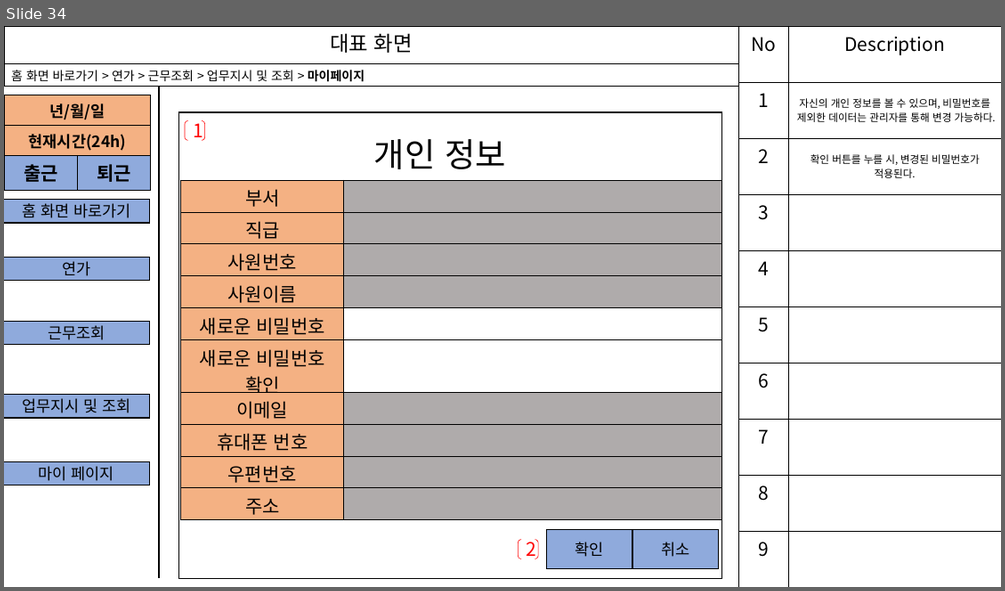
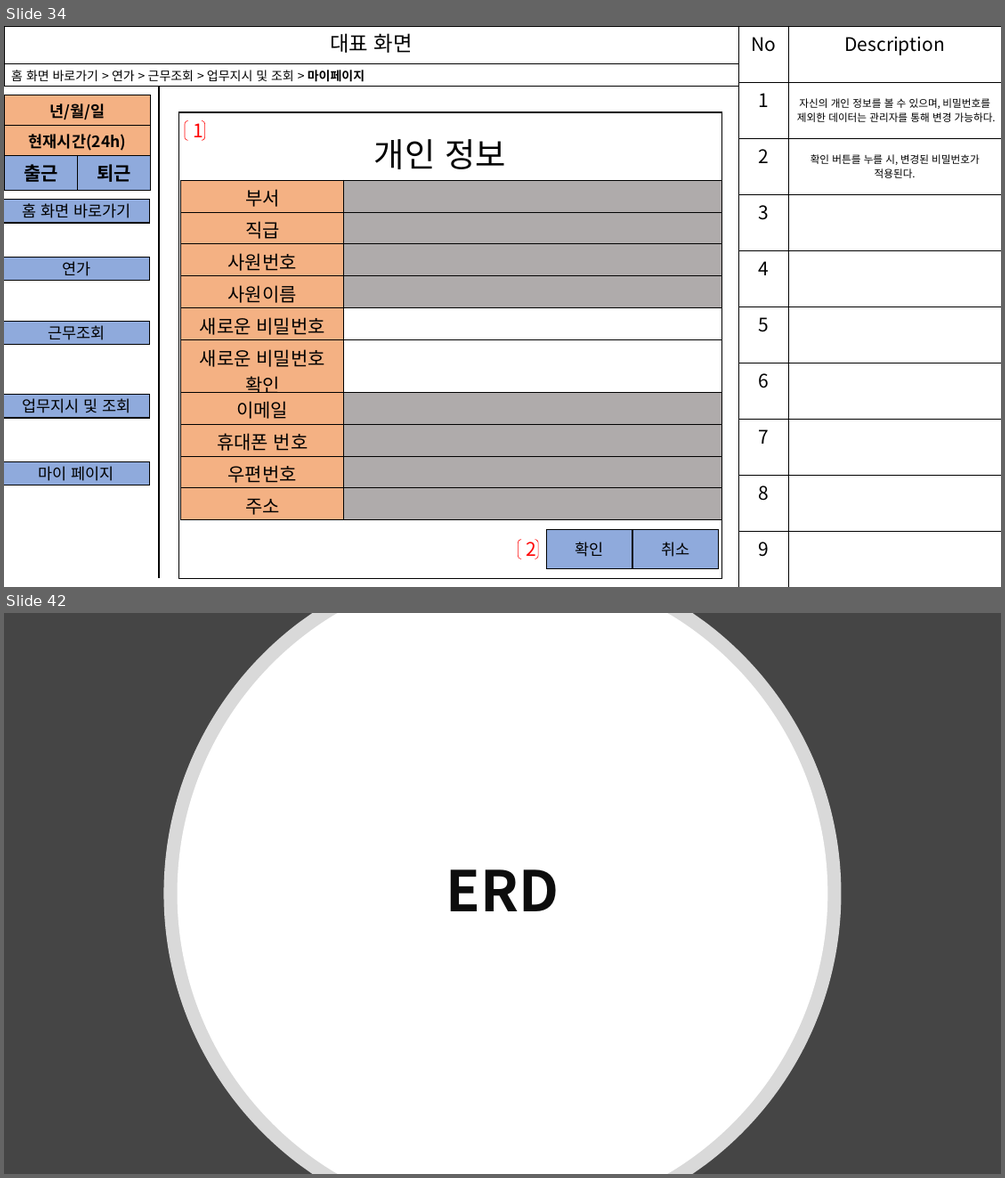
Before and after one commit to blackfourteen2014/Project-System-Process, a slide deck: 업무관리시스템 최종본(색 수정 및 ERD 추가).pptx. Shown one above the other, each under a label of ours: slide 34 before the commit, slides 34 and 42 after it; the slides between them are not shown. The pictures are 1005x591 and 1005x1178 pixels, drawn with LibreOffice and Linux fonts; fonts in the diff are those of the drawing. Boxes give left, top, right and bottom in pixels: in the first picture for what was removed or moved away, otherwise in the second. Text is boxed around its words. In the diff, an @@ line names an element or a change of style, - is before the commit and + after.

```diff
--- a/업무관리시스템 최종본(색 수정 및 ERD 추가).pptx
+++ b/업무관리시스템 최종본(색 수정 및 ERD 추가).pptx
@@ slide 42 added at (x1=4, y1=613, x2=1001, y2=1174), background #454545 @@
@@ freeform shape added at (x1=164, y1=613, x2=841, y2=1174), fill #FFFFFF at 80% opacity @@
@@ freeform shape added at (x1=178, y1=613, x2=828, y2=1174), fill #FFFFFF @@
@@ title added at (x1=446, y1=869, x2=559, y2=911), 54 pt, text #0D0D0D, bold @@
+ERD
```
Also in this commit, not shown: 7 slides changed, 1 other slide added, 2 slides removed.
